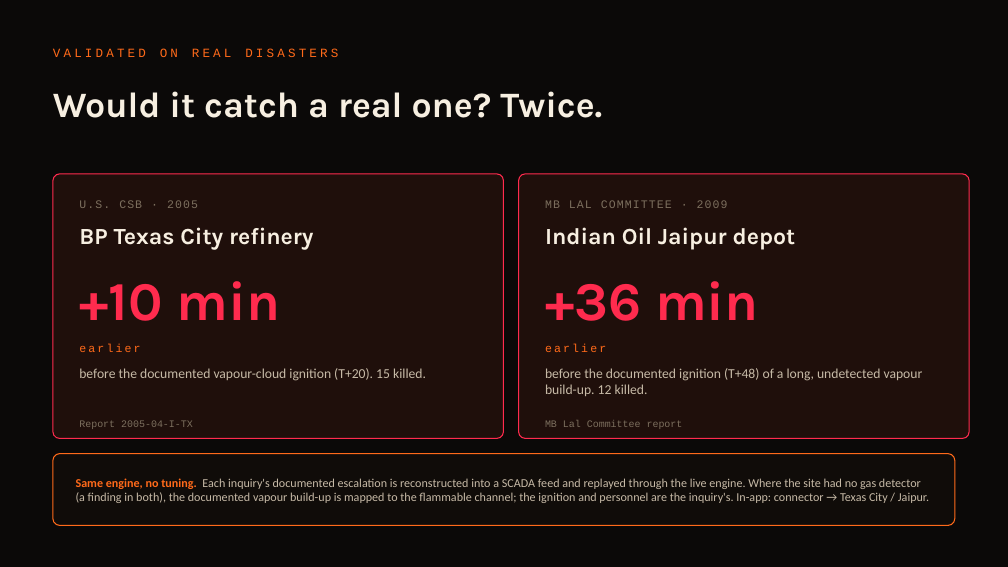
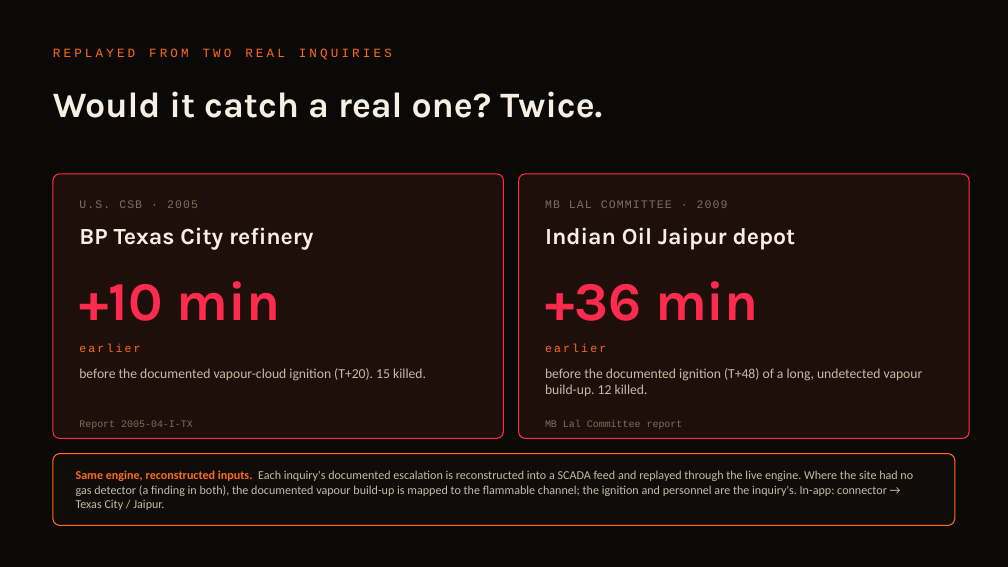
Before and after one commit to SaudSatopay/trinetra, a slide deck: slide 11 of docs/Trinetra_Deck.pptx. Drawn at 1008x567 pixels with LibreOffice and Linux fonts; fonts in the diff are those of the drawing. Boxes give left, top, right and bottom in pixels: in the first picture for what was removed or moved away, otherwise in the second. Text is boxed around its words. In the diff, an @@ line names an element or a change of style, - is before the commit and + after.

```diff
--- a/docs/Trinetra_Deck.pptx
+++ b/docs/Trinetra_Deck.pptx
@@ text at <box>53,48,392,60</box>: text changed @@
-VALIDATED ON REAL DISASTERS
+REPLAYED FROM TWO REAL INQUIRIES
@@ text at <box>76,470,913,510</box>: text changed @@
-Same engine, no tuning. Each inquiry's documented escalation is reconstructed into a SCADA feed and replayed through the live engine. Where the site had no gas detector (a finding in both), the documented vapour build-up is mapped to the flammable channel; the ignition and personnel are the inquiry's. In-app: connector → Texas City / Jaipur.
+Same engine, reconstructed inputs. Each inquiry's documented escalation is reconstructed into a SCADA feed and replayed through the live engine. Where the site had no gas detector (a finding in both), the documented vapour build-up is mapped to the flammable channel; the ignition and personnel are the inquiry's. In-app: connector → Texas City / Jaipur.
```
Also in this commit, not shown: 1 other slide changed, 7 other files.
